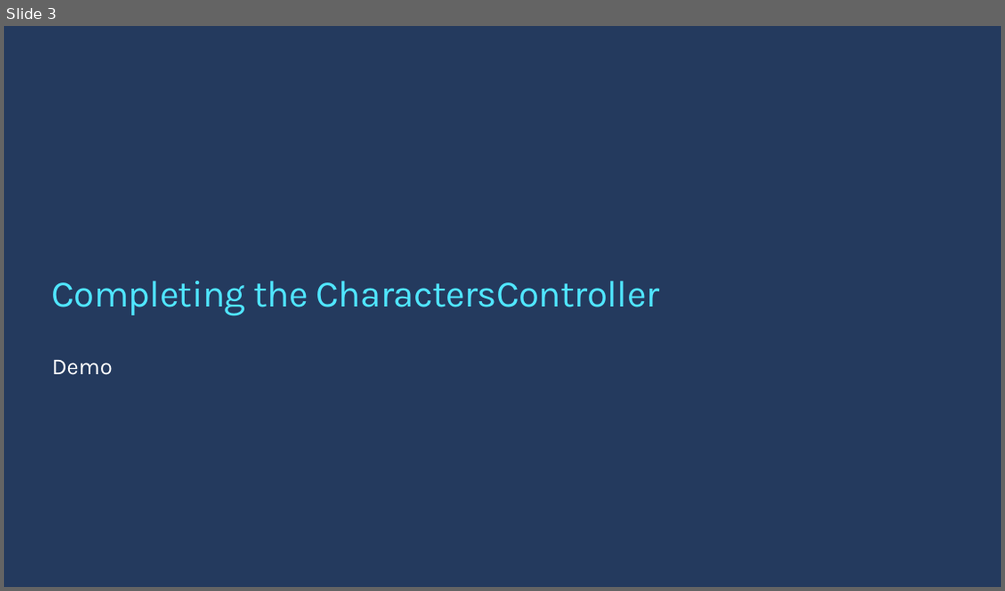
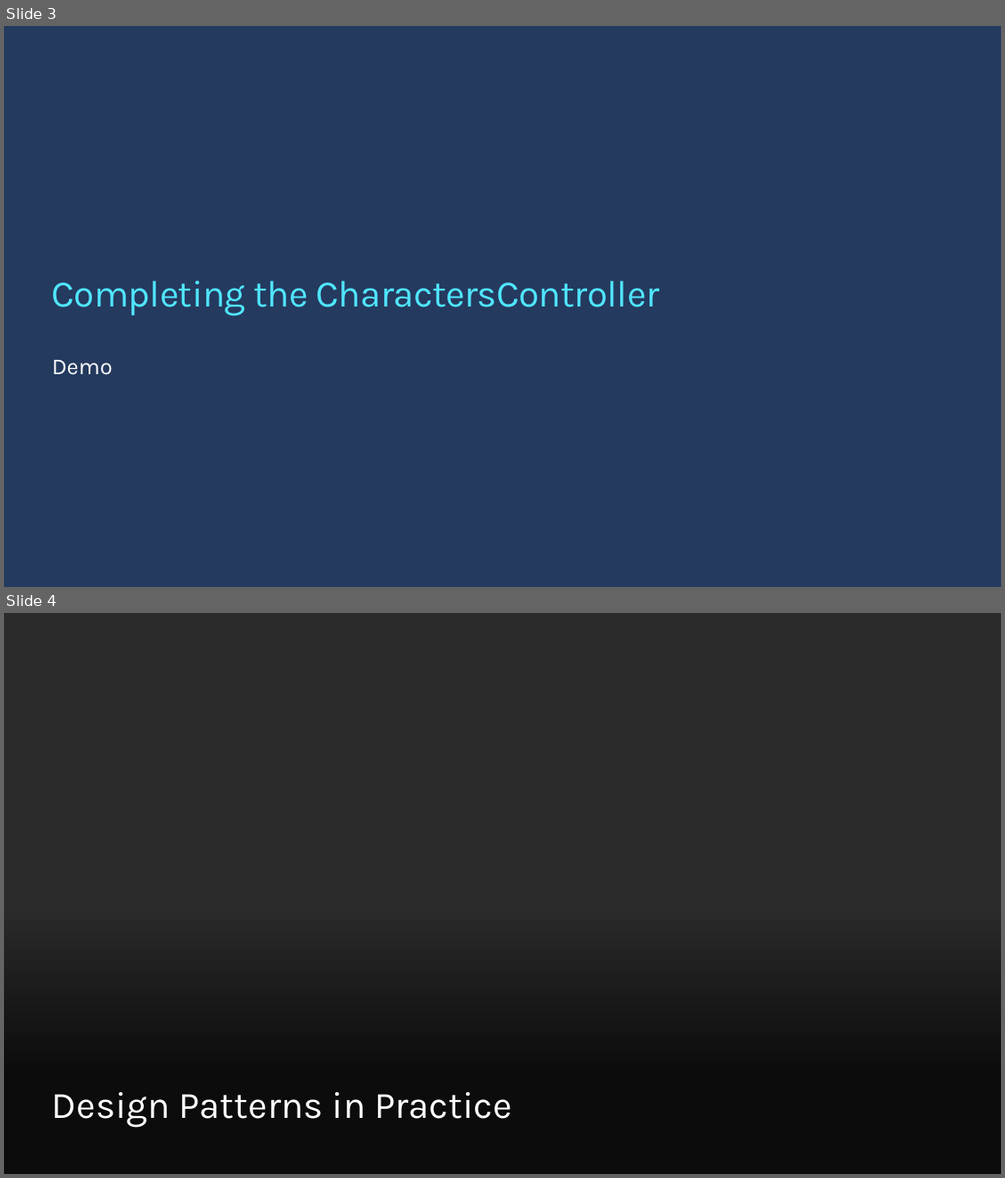
Before and after one commit to ondfisk/BDSA2021, a slide deck: Slides/Lecture08 - ASP.NET Core Web API part deux.pptx. Shown one above the other, each under a label of ours: slide 3 before the commit, slides 3 and 4 after it. The pictures are 1005x591 and 1005x1178 pixels, drawn with LibreOffice and Linux fonts; fonts in the diff are those of the drawing; background and template pictures are left out; a plain dark background stands for a picture behind light text. Boxes give left, top, right and bottom in pixels: in the first picture for what was removed or moved away, otherwise in the second. Text is boxed around its words. In the diff, an @@ line names an element or a change of style, - is before the commit and + after.

```diff
--- a/Slides/Lecture08 - ASP.NET Core Web API part deux.pptx
+++ b/Slides/Lecture08 - ASP.NET Core Web API part deux.pptx
@@ slide 4 added at (4, 613, 1001, 1174), background picture (left out) @@
@@ title added at (52, 1092, 512, 1127), 36 pt, text #FFFFFF @@
+Design Patterns in Practice
```
Also in this commit, not shown: 1 slide changed, 8 other slides added, 20 other files.
